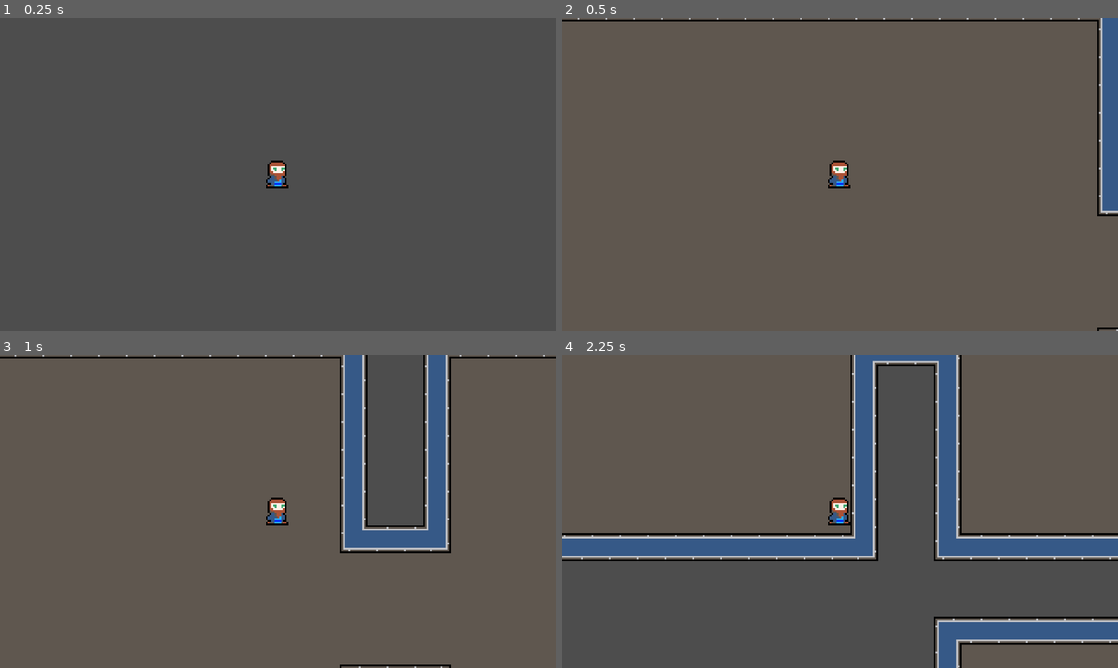
Above: before the commit, frames 1-4 (two rows, left to right).
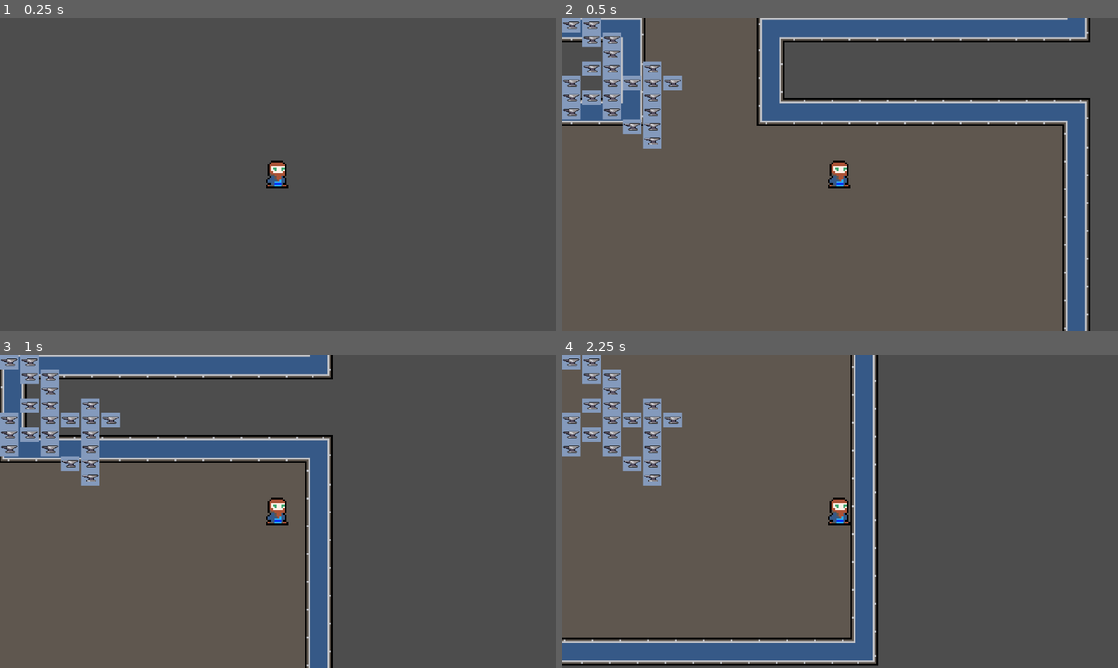
Above: after the commit, the same moments.

Repository: Tarociarz-z-Macedonii/Godot-Dungeon-Generator
Game: Godot game, scene res://scenes/places/Main.tscn
Same seed, same stepped clock (60 frames per second), same inputs: the game is played once before the commit and once after it. The engine's default icon, where the game draws it, is replaced by a stand-in: a white triangle on a blue panel in a dark square.
Inputs:
- Up to frame 1 (0.25 s): no input
- Up to frame 2 (0.5 s): no input
- Up to frame 3 (1 s): hold D (movement_right) from 0.53 s (still down)
- Up to frame 4 (2.25 s): release D (movement_right) at 1.28 s; hold S (movement_backward) 1.28-2.03 s; hold D (movement_right) from 2.03 s (still down)

Frame 1 is identical in both runs. In frame 2, 20% of the frame differs, in the area x 0-100%, y 0-100%; in frame 3, 21%; in frame 4, 22%.

Commit message:
first minimap

Diff:
--- a/scenes/places/Main.tscn
+++ b/scenes/places/Main.tscn
@@ -1,18 +1,15 @@
-[gd_scene load_steps=4 format=3 uid="uid://bp54h0jk1i2g"]
+[gd_scene load_steps=3 format=3 uid="uid://bp54h0jk1i2g"]
 
 [ext_resource type="PackedScene" uid="uid://c118h88d8dsqd" path="res://scenes/prefabs/room_generator.tscn" id="1_tke5d"]
 [ext_resource type="PackedScene" uid="uid://b1m6qmnbj44gt" path="res://scenes/prefabs/player.tscn" id="1_uhomf"]
-[ext_resource type="Script" uid="uid://dl8n2ark1y8xa" path="res://scripts/room_instantiator.gd" id="2_w1yag"]
 
 [node name="Place" type="Node2D"]
 scale = Vector2(6, 6)
 
 [node name="RoomGenerator" parent="." instance=ExtResource("1_tke5d")]
-position = Vector2(-1500, -1000)
-scale = Vector2(1, 1)
-
-[node name="RoomInstantiator" type="Node2D" parent="RoomGenerator"]
-script = ExtResource("2_w1yag")
+position = Vector2(-2000, -2700)
 
 [node name="Player" parent="." instance=ExtResource("1_uhomf")]
 scale = Vector2(1, 1)
+
+[node name="CanvasLayer" type="CanvasLayer" parent="."]
--- a/scenes/prefabs/room_generator.tscn
+++ b/scenes/prefabs/room_generator.tscn
@@ -1,12 +1,20 @@
-[gd_scene load_steps=3 format=3 uid="uid://c118h88d8dsqd"]
+[gd_scene load_steps=5 format=3 uid="uid://c118h88d8dsqd"]
 
 [ext_resource type="Script" uid="uid://blamu34tj0r6d" path="res://scripts/room_generator.gd" id="1_4n51n"]
 [ext_resource type="Texture2D" uid="uid://dhlsnju2442dq" path="res://icon.svg" id="2_2d16v"]
+[ext_resource type="Script" uid="uid://ky75c37icxv6" path="res://scripts/minimap_displayer.gd" id="3_wya6a"]
+[ext_resource type="Script" uid="uid://dl8n2ark1y8xa" path="res://scripts/room_instantiator.gd" id="4_lb36y"]
 
 [node name="RoomGenerator" type="Node2D"]
-scale = Vector2(2, 2)
 script = ExtResource("1_4n51n")
 
 [node name="Sprite2D" type="Sprite2D" parent="."]
 scale = Vector2(0.2, 0.2)
 texture = ExtResource("2_2d16v")
+
+[node name="MinimapDisplayer" type="Node2D" parent="."]
+position = Vector2(0, 1)
+script = ExtResource("3_wya6a")
+
+[node name="RoomInstantiator" type="Node2D" parent="."]
+script = ExtResource("4_lb36y")
--- /dev/null
+++ b/scenes/prefabs/room_minimap.tscn
@@ -0,0 +1,11 @@
+[gd_scene load_steps=2 format=3 uid="uid://dpmywssshyw10"]
+
+[ext_resource type="Texture2D" uid="uid://c4tglggha3bkb" path="res://sprites/sr2c812834cb64f.png" id="1_la4go"]
+
+[node name="TextureRect" type="TextureRect"]
+offset_left = 48.0
+offset_top = 27.0
+offset_right = 112.0
+offset_bottom = 77.0
+texture = ExtResource("1_la4go")
+expand_mode = 1
--- /dev/null
+++ b/scripts/minimap_displayer.gd
@@ -0,0 +1,15 @@
+extends Node2D
+
+var room_icon = preload('res://scenes/prefabs/room_minimap.tscn')
+var room_width = 70
+var room_height = 50
+var room_generator
+var canvas
+func _ready() -> void:
+	room_generator = get_node('../')
+	canvas = get_node('/root/Place/CanvasLayer')
+func draw_minimap(rooms_created):
+	for room_cords in rooms_created:
+		var temp_icon = room_icon.instantiate()
+		canvas.add_child(temp_icon)
+		temp_icon.position = Vector2(room_generator.cords_to_x(room_cords) * room_width, room_generator.cords_to_y(room_cords) * room_height)
--- a/scripts/room_generator.gd
+++ b/scripts/room_generator.gd
@@ -9,10 +9,12 @@
 
 var finished_creating = false
 var room_instantiator
+var minimap_displayer
 func _ready() -> void:
-	_try_to_add_to_neighbours(43)
-	rooms_created.append(43)
+	_try_to_add_to_neighbours(44)
+	rooms_created.append(44)
 	room_instantiator = get_node("RoomInstantiator")
+	minimap_displayer = get_node("MinimapDisplayer")
 
 func _process(_delta: float) -> void:
 	if len(rooms_to_create_queue) > 0 and len(rooms_created) < max_num_rooms:
@@ -30,13 +32,14 @@
 			restart()
 			return
 		room_instantiator.instantiate_rooms(rooms_created)
+		minimap_displayer.draw_minimap(rooms_created)
 
 func restart():
 	print('restarted')
 	rooms_created.clear()
 	end_rooms.clear()
-	_try_to_add_to_neighbours(43)
-	rooms_created.append(43)
+	_try_to_add_to_neighbours(44)
+	rooms_created.append(44)
 	finished_creating = false
 
 func cords_to_x(cords):
Not shown, added: scripts/minimap_displayer.gd.uid
Binary file added: sprites/sr2c812834cb64f.png
Not shown, added: sprites/sr2c812834cb64f.png.import
